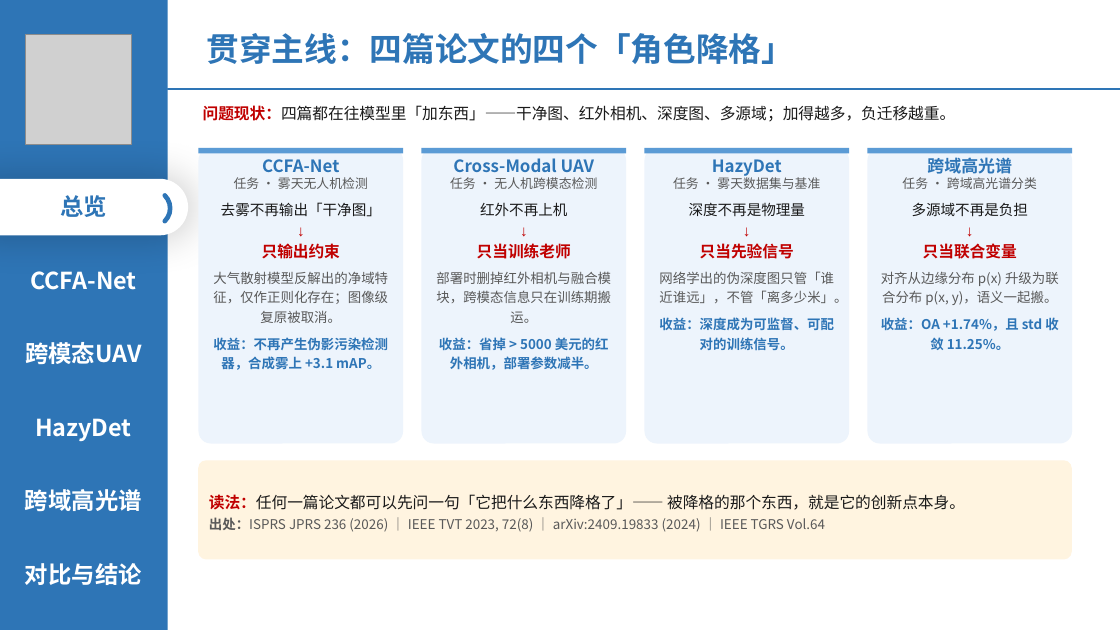
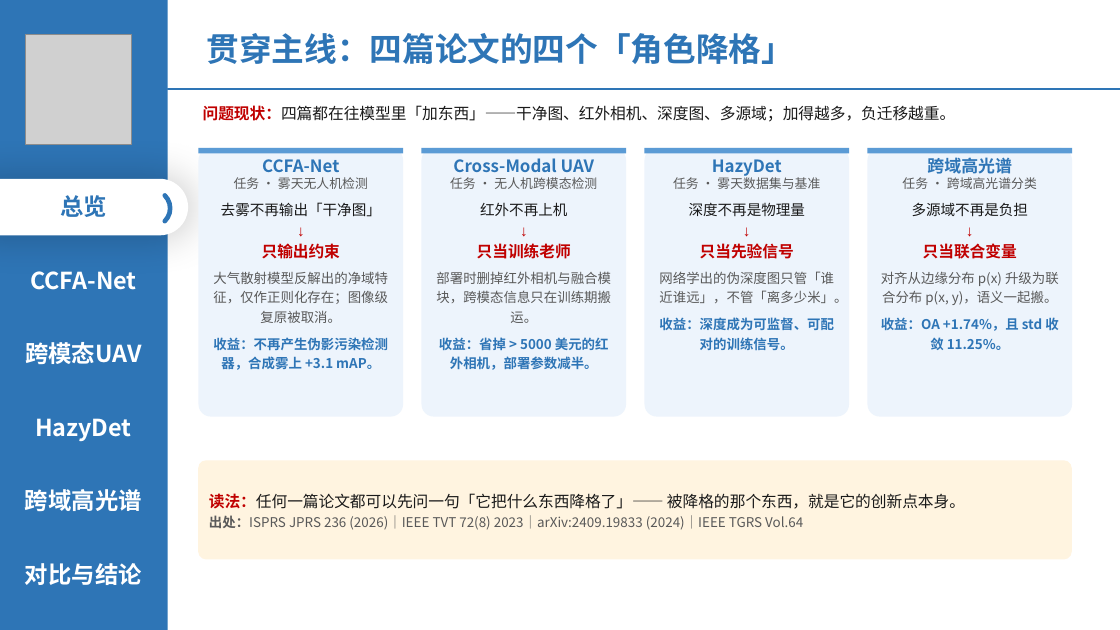
Before and after one commit to 139876/paper-notes, a slide deck: slide 4 of 论文精读/3-HazyDet精读/附件/四篇论文-组会汇报.pptx. Drawn at 1120x630 pixels with LibreOffice and Linux fonts; fonts in the diff are those of the drawing; grey boxes stand for pictures. Boxes give left, top, right and bottom in pixels: in the first picture for what was removed or moved away, otherwise in the second. Text is boxed around its words. In the diff, an @@ line names an element or a change of style, - is before the commit and + after.

```diff
--- a/论文精读/3-HazyDet精读/附件/四篇论文-组会汇报.pptx
+++ b/论文精读/3-HazyDet精读/附件/四篇论文-组会汇报.pptx
@@ rounded rectangle "CCFA-Net": place and size @@
-rounded rectangle "CCFA-Net" at [198, 148, 403, 444]
+rounded rectangle "CCFA-Net" at [198, 148, 403, 417]
@@ rounded rectangle "Cross-Modal UAV": place and size @@
-rounded rectangle "Cross-Modal UAV" at [422, 148, 627, 444]
+rounded rectangle "Cross-Modal UAV" at [422, 148, 627, 417]
@@ rounded rectangle "HazyDet": place and size @@
-rounded rectangle "HazyDet" at [644, 148, 849, 444]
+rounded rectangle "HazyDet" at [644, 148, 849, 417]
@@ rounded rectangle "跨域高光谱": place and size @@
-rounded rectangle "跨域高光谱" at [868, 148, 1073, 444]
+rounded rectangle "跨域高光谱" at [868, 148, 1073, 417]
@@ text in rounded rectangle at [209, 493, 965, 509]: line spacing 1.26 to 1.1; more space between paragraphs @@
@@ text in rounded rectangle at [209, 515, 803, 530]: text changed @@
-出处：ISPRS JPRS 236 (2026) ｜ IEEE TVT 2023, 72(8) ｜ arXiv:2409.19833 (2024) ｜ IEEE TGRS Vol.64
+出处：ISPRS JPRS 236 (2026)｜IEEE TVT 72(8) 2023｜arXiv:2409.19833 (2024)｜IEEE TGRS Vol.64
```
Also in this commit, not shown: 11 other slides changed.
